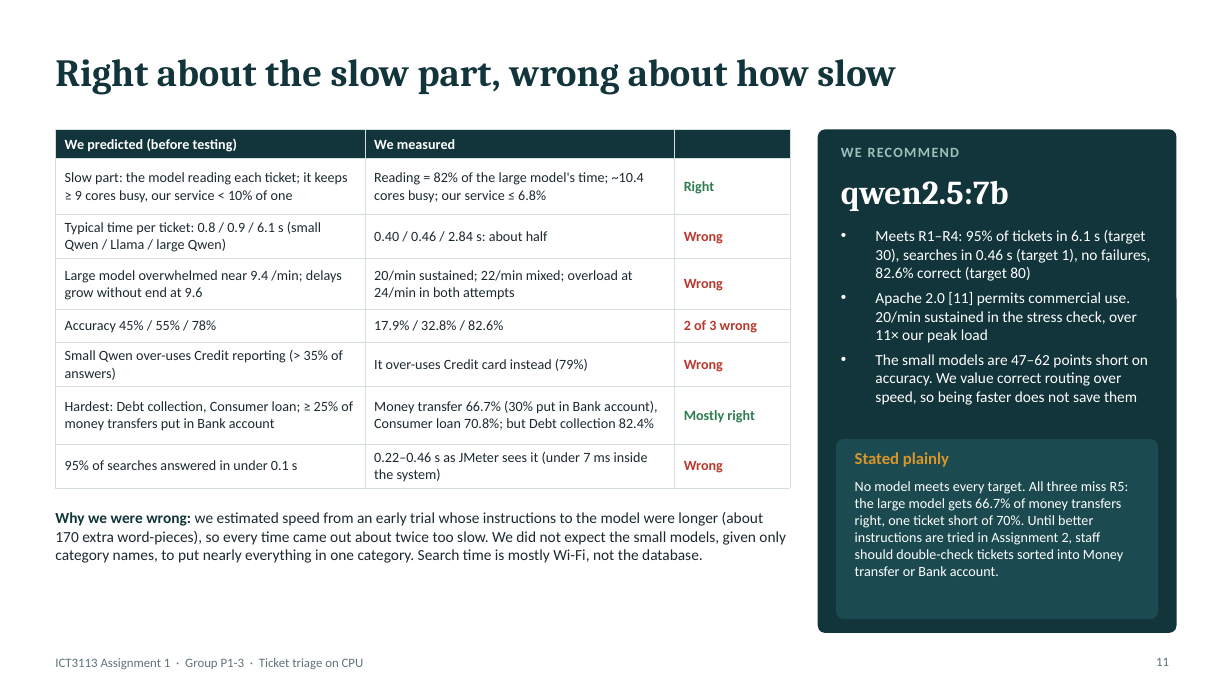
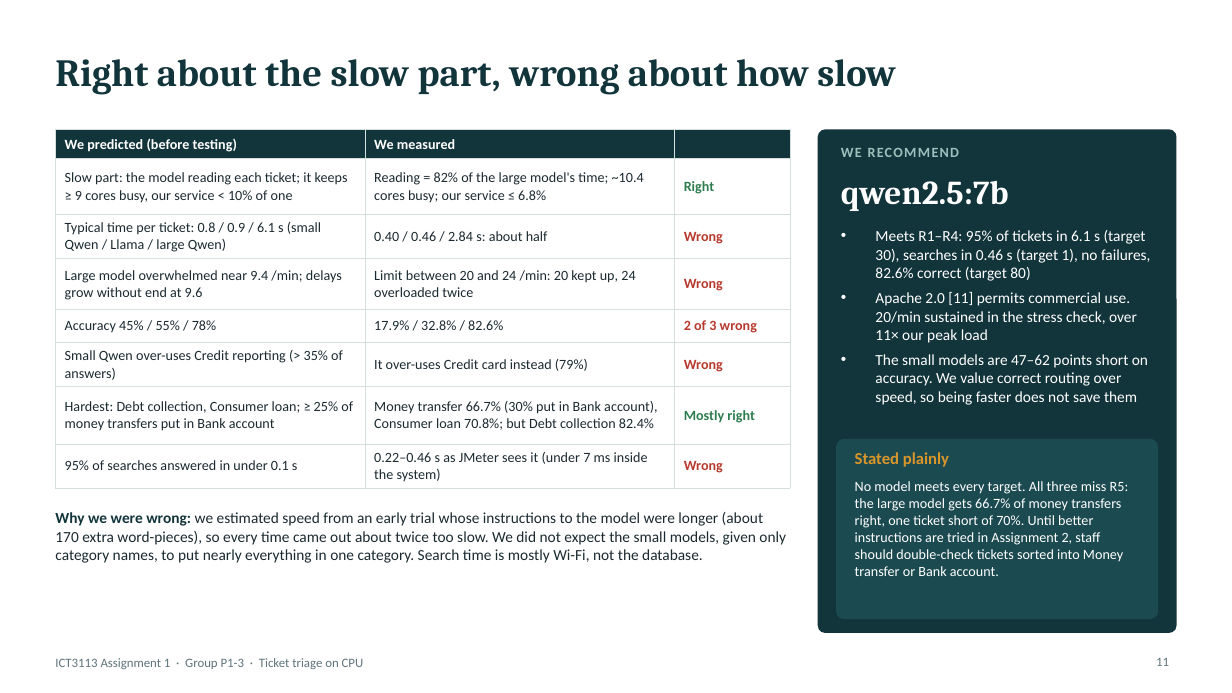
Before and after one commit to asdafsafas/ICT3113_A1_P1-3, a slide deck: slide 11 of slides/Group03.pptx. Drawn at 1232x693 pixels with LibreOffice and Linux fonts; fonts in the diff are those of the drawing. Boxes give left, top, right and bottom in pixels: in the first picture for what was removed or moved away, otherwise in the second. Text is boxed around its words. In the diff, an @@ line names an element or a change of style, - is before the commit and + after.

```diff
--- a/slides/Group03.pptx
+++ b/slides/Group03.pptx
@@ table at [55, 129, 790, 486] @@
-row 4, column 2: 20/min sustained; 22/min mixed; overload at 24/min in both attempts
+row 4, column 2: Limit between 20 and 24 /min: 20 kept up, 24 overloaded twice
```
Also in this commit, not shown: 3 other slides changed, 1 other file.
